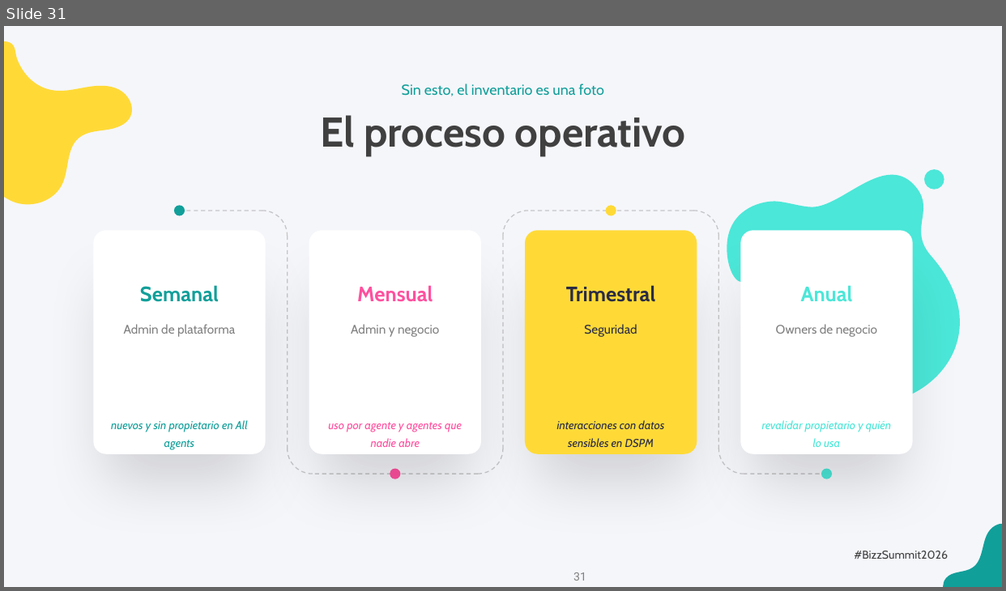
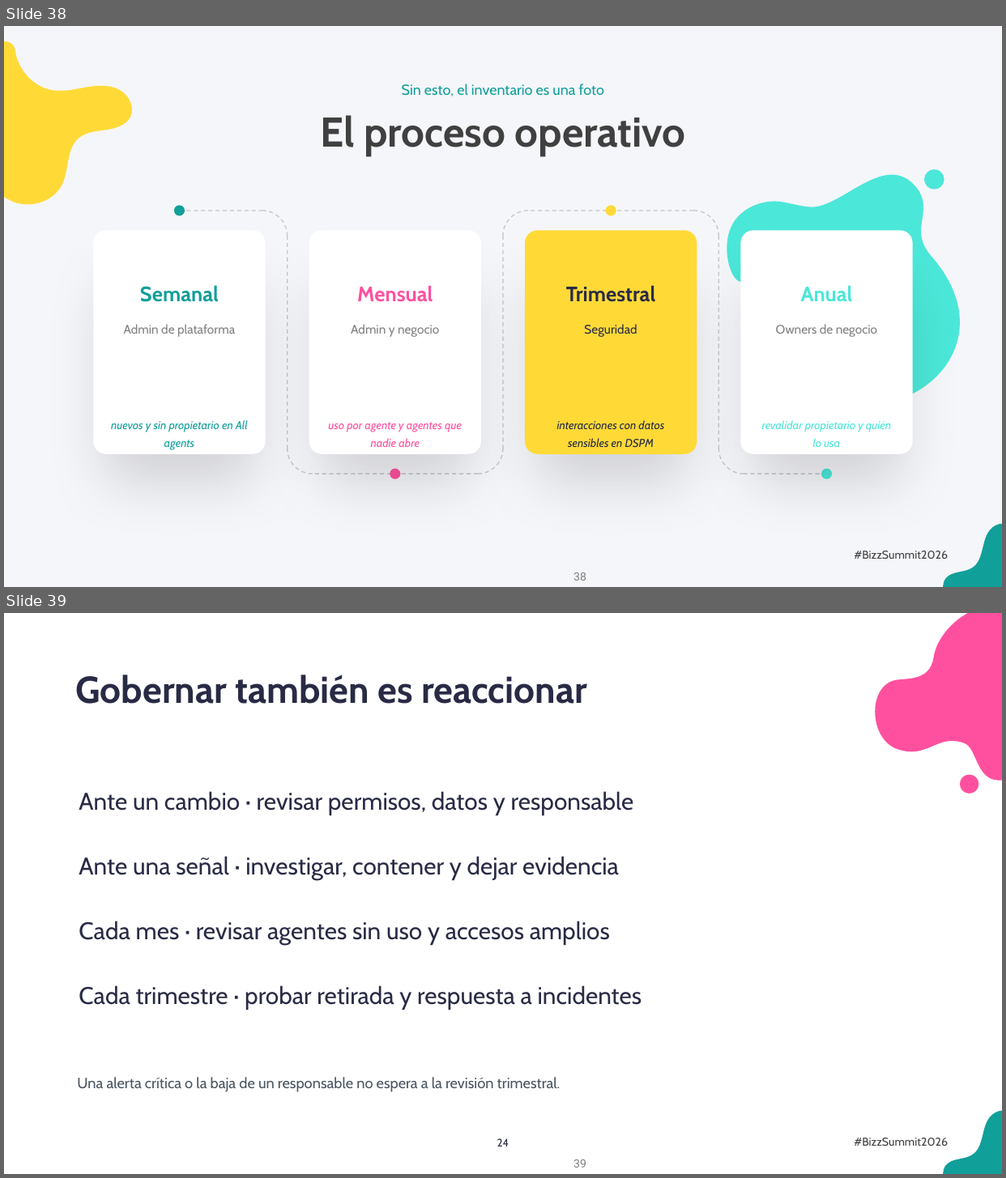
Before and after one commit to antoniosql/materiales-sesiones, a slide deck: BizzSummit/2026/01_trabajo/BizzSummit2026_De_la_jungla_al_control_plane.pptx. Shown one above the other, each under a label of ours: slide 31 before the commit, slides 38 and 39 after it. The pictures are 1006x591 and 1006x1178 pixels, drawn with LibreOffice and Linux fonts; fonts in the diff are those of the drawing; background and template pictures are left out. Boxes give left, top, right and bottom in pixels: in the first picture for what was removed or moved away, otherwise in the second. Text is boxed around its words. In the diff, an @@ line names an element or a change of style, - is before the commit and + after.

```diff
--- a/BizzSummit/2026/01_trabajo/BizzSummit2026_De_la_jungla_al_control_plane.pptx
+++ b/BizzSummit/2026/01_trabajo/BizzSummit2026_De_la_jungla_al_control_plane.pptx
@@ slide 39 added at <box>4,613,1002,1174</box>, background #FFFFFF; not listed: 3 template elements that a slide beside it also shows @@
@@ freeform shape added at <box>876,613,1002,779</box>, fill #FF509F @@
@@ text added at <box>76,675,587,704</box>, 36 pt, text #292B45, bold @@
+Gobernar también es reaccionar
@@ freeform shape added at <box>960,775,978,794</box>, fill #FF509F @@
@@ text added at <box>79,791,634,815</box>, 23.2 pt, text #292B45 @@
+Ante un cambio · revisar permisos, datos y responsable
@@ text added at <box>79,856,619,880</box>, 23.2 pt, text #292B45 @@
+Ante una señal · investigar, contener y dejar evidencia
@@ text added at <box>79,921,610,945</box>, 23.2 pt, text #292B45 @@
+Cada mes · revisar agentes sin uso y accesos amplios
@@ text added at <box>79,986,642,1009</box>, 23.2 pt, text #292B45 @@
+Cada trimestre · probar retirada y respuesta a incidentes
@@ text added at <box>77,1077,560,1092</box>, 14.2 pt, text #4A5560 @@
+Una alerta crítica o la baja de un responsable no espera a la revisión trimestral.
@@ text added at <box>497,1139,509,1147</box>, 10.5 pt, text #292B45 @@
+24
@@ what was slide 31 is now slide 38 @@
@@ page number at <box>573,573,586,581</box>: text changed @@
-31
+38
```
Also in this commit, not shown: 1 slide changed, 8 other slides added, 27 other files.
